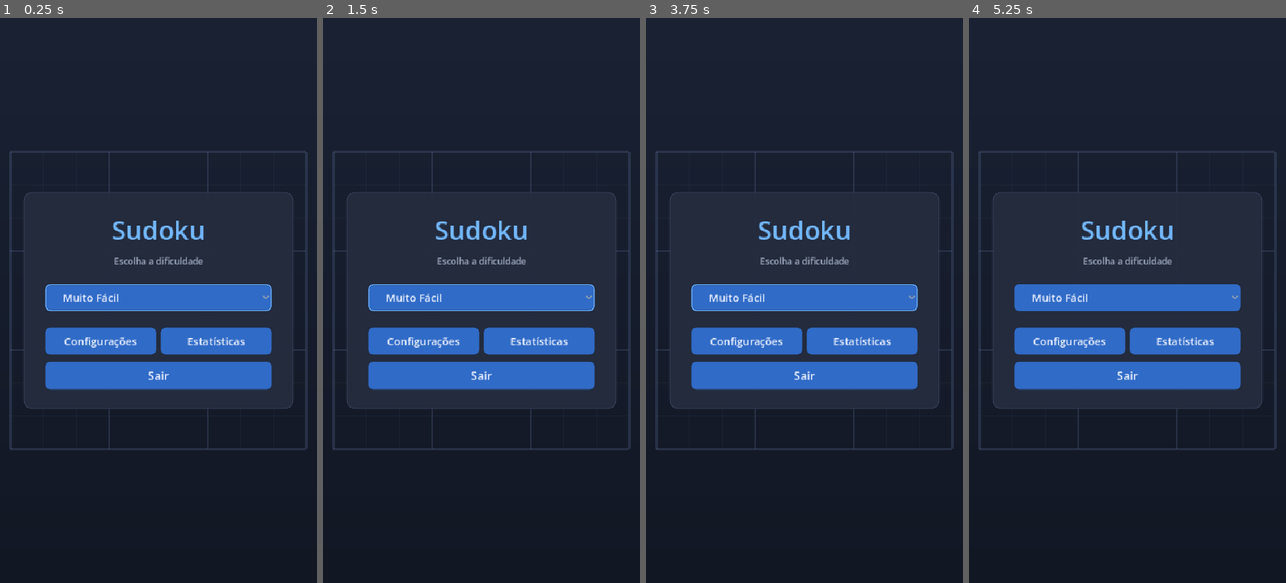
Above: before the commit, frames 1-4 (left to right).
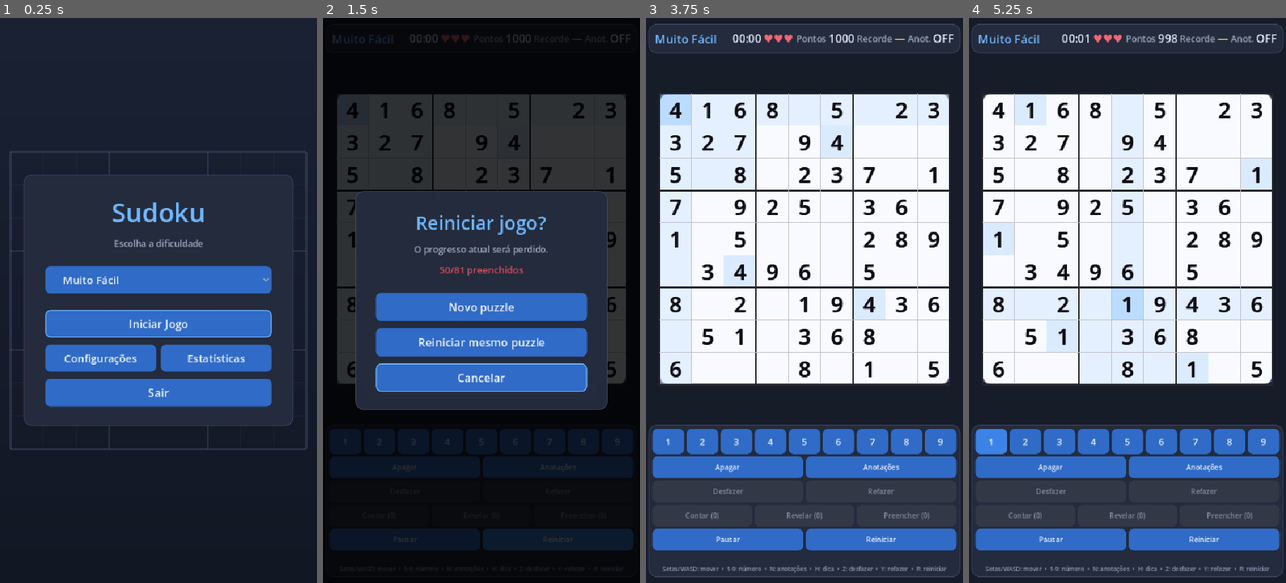
Above: after the commit, the same moments.

Repository: IsabelaCBranco/Jogo-Sudoku
Game: Godot game, scene res://scenes/main_menu/main_menu.tscn
Two runs of this game, one before a commit and one after it. Both use one fixed random seed, a clock stepped at 60 frames per second and the inputs below.
Inputs (mouse positions are in pixels of both pictures, inside the frame that each line leads up to):
- Up to frame 1 (0.25 s): no input
- Up to frame 2 (1.5 s): click (481, 323) at 0.5 s, where only the run after the commit has a clickable "Iniciar Jogo"; click (557, 537) at 1.25 s, where only the run after the commit has a clickable "Reiniciar"
- Up to frame 3 (3.75 s): click (880, 537) at 2 s, where only the run after the commit has a clickable "Reiniciar"; click (880, 537) at 2.75 s, where only the run after the commit has a clickable "Reiniciar"; click (804, 334) at 3.5 s, where only the run after the commit has a clickable "Reiniciar"
- Up to frame 4 (5.25 s): click (1127, 294) at 4.25 s, where only the run before the commit has a clickable "Muito Fácil"; click (991, 441) at 5 s, where only the run after the commit has a clickable "1"

The runs differ from the first frame. In frame 1, 14% of the frame differs, in the area x 7-93%, y 27-73%; in frame 2, 42%; in frame 3, 72%, in the area x 0-100%, y 1-99%; in frame 4, 72%.

Commit message:
feat: adicionar botao Iniciar Jogo no menu principal
- Dropdown de dificuldade nao navega mais ao selecionar
- Botao 'Iniciar Jogo' inicia partida com a dificuldade escolhida
- Atualizar testes para cobrir novo comportamento

Diff:
--- a/scenes/main_menu/main_menu.tscn
+++ b/scenes/main_menu/main_menu.tscn
@@ -90,6 +90,13 @@
 [node name="Separador2" type="HSeparator" parent="Centro/Card/Margin/VBox"]
 layout_mode = 2
 
+[node name="BtnIniciar" type="Button" parent="Centro/Card/Margin/VBox"]
+unique_name_in_owner = true
+custom_minimum_size = Vector2(0, 46)
+layout_mode = 2
+text = "Iniciar Jogo"
+theme_override_font_sizes/font_size = 19
+
 [node name="BtnContinuar" type="Button" parent="Centro/Card/Margin/VBox"]
 unique_name_in_owner = true
 custom_minimum_size = Vector2(0, 46)
--- a/scripts/ui/main_menu.gd
+++ b/scripts/ui/main_menu.gd
@@ -18,15 +18,15 @@
 	_ajustar_janela_a_tela()
 	_preencher_dificuldades()
 	_ajustar_continuar()
+	%BtnIniciar.pressed.connect(iniciar_jogo)
 	%BtnContinuar.pressed.connect(continuar_partida)
 	%BtnConfiguracoes.pressed.connect(abrir_configuracoes)
 	%BtnEstatisticas.pressed.connect(abrir_estatisticas)
 	%BtnSair.pressed.connect(_ao_sair)
-	%OpcaoDificuldade.item_selected.connect(_ao_selecionar_dificuldade)
 	if %BtnContinuar.visible:
 		%BtnContinuar.grab_focus()
 	else:
-		%OpcaoDificuldade.grab_focus()
+		%BtnIniciar.grab_focus()
 
 
 ## Reduz a janela para caber na área utilizável da tela (ex.: notebooks com
@@ -62,7 +62,12 @@
 	%OpcaoDificuldade.selected = 0
 
 
-func _ao_selecionar_dificuldade(indice: int) -> void:
+func _ao_selecionar_dificuldade(_indice: int) -> void:
+	pass
+
+
+func iniciar_jogo() -> void:
+	var indice: int = %OpcaoDificuldade.selected
 	escolher_dificuldade(indice + 1)
 
 
--- a/tests/test_main_menu.gd
+++ b/tests/test_main_menu.gd
@@ -39,11 +39,22 @@
 	assert_eq(dropdown.get_item_text(4), "Especialista")
 
 
-func test_selecionar_dificuldade_no_dropdown_navega() -> void:
+func test_selecionar_dificuldade_no_dropdown_nao_navega() -> void:
 	var menu := _instanciar_menu()
 	await wait_physics_frames(2)
 	var dropdown: OptionButton = menu.get_node("Centro/Card/Margin/VBox/OpcaoDificuldade")
 	dropdown.item_selected.emit(3)
+
+	assert_eq(GameSession.dificuldade_selecionada, 0)
+	assert_eq(_rotas, [])
+
+
+func test_iniciar_jogo_navega_com_dificuldade_selecionada() -> void:
+	var menu := _instanciar_menu()
+	await wait_physics_frames(2)
+	var dropdown: OptionButton = menu.get_node("Centro/Card/Margin/VBox/OpcaoDificuldade")
+	dropdown.selected = 3
+	menu.iniciar_jogo()
 
 	assert_eq(GameSession.dificuldade_selecionada, DifficultyManager.Dificuldade.DIFICIL)
 	assert_false(GameSession.continuar)
@@ -99,3 +110,12 @@
 	SaveManager.salvar_partida({"versao": 1})
 	menu._ajustar_continuar()
 	assert_true(menu.get_node("Centro/Card/Margin/VBox/BtnContinuar").visible)
+
+
+func test_botao_iniciar_existe_e_visivel() -> void:
+	var menu := _instanciar_menu()
+	await wait_physics_frames(2)
+	var botao: Button = menu.get_node("Centro/Card/Margin/VBox/BtnIniciar")
+	assert_not_null(botao)
+	assert_true(botao.visible)
+	assert_eq(botao.text, "Iniciar Jogo")
